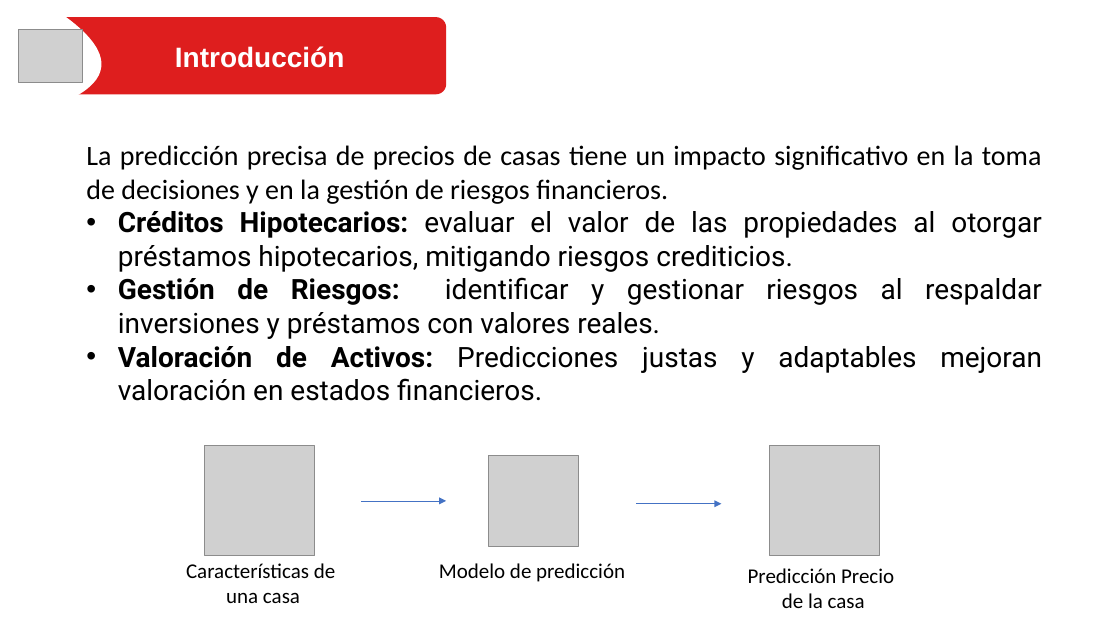
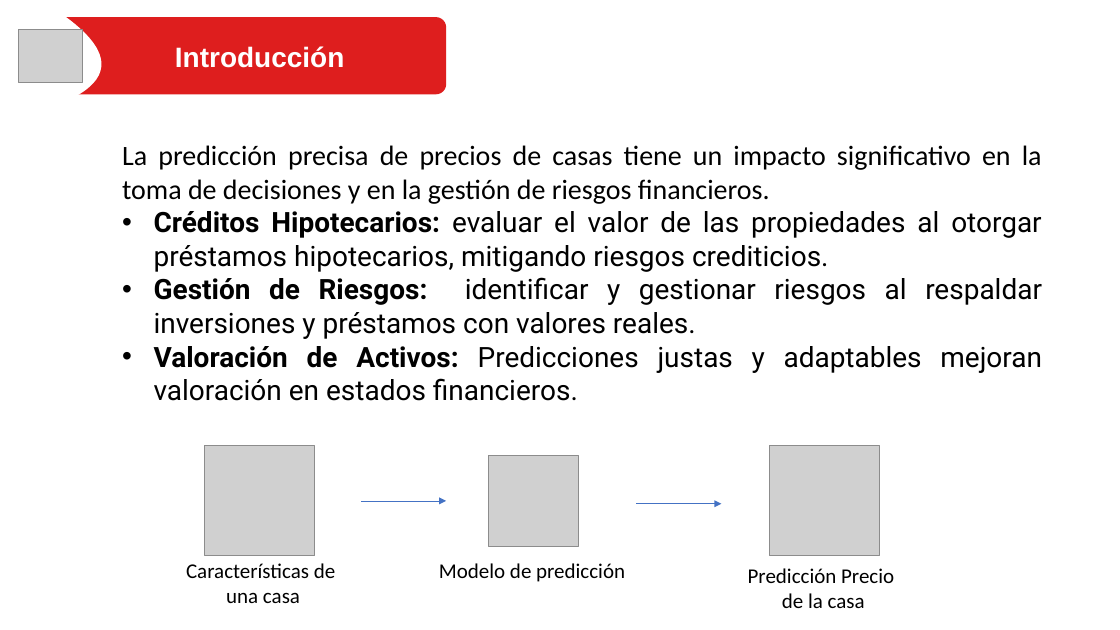
Before and after one commit to dfbaron/PruebaTecnicaDavivienda-DanielBaron, a slide deck: slide 4 of Prueba Científico de Datos.pptx. Drawn at 1120x630 pixels with LibreOffice and Linux fonts; fonts in the diff are those of the drawing; grey boxes stand for pictures. Boxes give left, top, right and bottom in pixels: in the first picture for what was removed or moved away, otherwise in the second. Text is boxed around its words. In the diff, an @@ line names an element or a change of style, - is before the commit and + after.

```diff
--- a/Prueba Científico de Datos.pptx
+++ b/Prueba Científico de Datos.pptx
@@ text "La predicción precisa de precios ..." rewrapped from (86,145,1042,401) to (122,145,1042,401) @@
```
Also in this commit, not shown: 10 other slides changed, 19 slides added, 7 other files.
